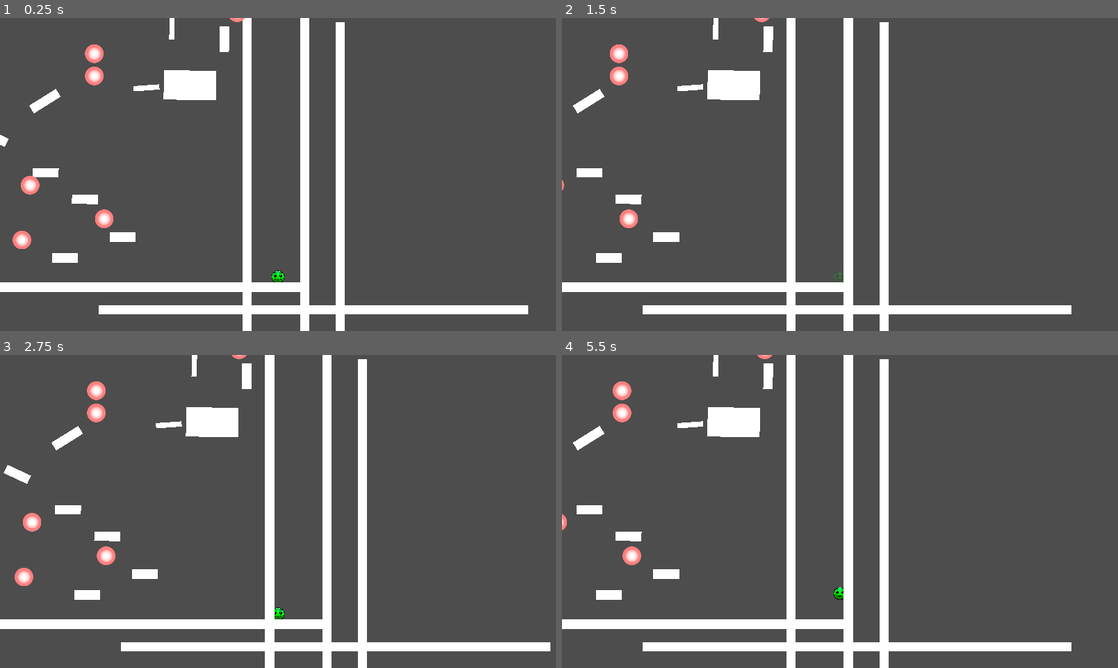
Above: before the commit, frames 1-4 (two rows, left to right).
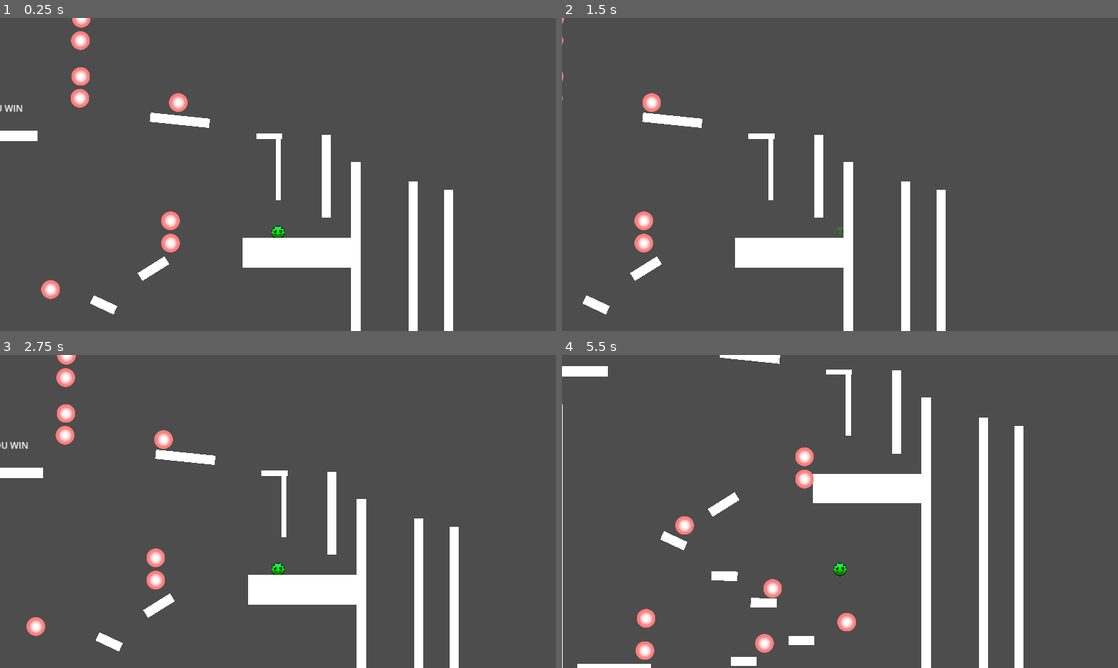
Above: after the commit, the same moments.

Repository: ReusableChopsticks/BreakoutBossfight
Game: Godot game, scene res://scenes/level_1/level.tscn
Same seed, same stepped clock (60 frames per second), same inputs: the game is played once before the commit and once after it.
Inputs:
- Up to frame 1 (0.25 s): no input
- Up to frame 2 (1.5 s): hold Z (jump) 0.53-1.28 s; hold Right (move_right) from 0.53 s (still down); tap C (dash) at 1.35 s
- Up to frame 3 (2.75 s): tap Z (jump) at 1.52, 1.55, 1.82 s; release Right (move_right) at 2.03 s; hold Left (move_left) from 2.03 s (still down); hold Z (jump) from 2.03 s (still down)
- Up to frame 4 (5.5 s): release Left (move_left) at 2.78 s; release Z (jump) at 2.78 s; hold Right (move_right) 2.78-4.28 s; tap C (dash) at 2.85, 4.35 s; tap Z (jump) at 3.02, 3.05, 3.32, 4.52, 4.55, 4.82 s; hold Z (jump) 3.53-4.28 s; hold Left (move_left) 4.28-5.03 s; hold Right (move_right) from 5.03 s (still down); hold Z (jump) from 5.03 s (still down)

The runs differ from the first frame. In frame 1, 17% of the frame differs, in the area x 0-95%, y 0-100%; in frame 2, 15%; in frame 3, 16%; in frame 4, 19%, in the area x 0-92%, y 0-100%.

Commit message:
MORE improved walljump
properly force x velocity for first bit of wall jump

Diff:
--- a/entities/player/player.gd
+++ b/entities/player/player.gd
@@ -16,6 +16,12 @@
 
 @export_subgroup("Wall Jump")
 var is_wall_jumping = false
+@export var wall_slide_speed = 500
+@export var wall_slide_lerp = 0.1
+@export var wjump_x_velocity = 1000
+@export var wjump_y_velocity = -1000
+var has_wall_coyote = false
+var has_wall_buffer = false
 
 @export_subgroup("Apex Bonuses")
 # how much to cut off your y velocity after releasing jump / hit ceiling
@@ -99,14 +105,14 @@
 	# Hold jump to go higher
 	elif is_jumping and Input.is_action_pressed("jump") and can_hold_jump and not is_on_ceiling():
 		velocity.y = jump_velocity
-		print(i)
+		#print(i)
 		i += 1
 	# bump head = stop jump
 	if is_on_ceiling():
 		release_jump()
 
 func execute_jump():
-	print("jump")
+	#print("jump")
 	is_jumping = true
 	velocity.y = jump_velocity
 	can_hold_jump = true
@@ -122,22 +128,24 @@
 
 
 #region WallJump
-@export var wall_slide_speed = 500
-var has_wall_coyote = false
-var has_wall_buffer = false
+var last_wall_normal_x = 0
 func handle_wall_jump():
-	if is_on_wall_only() and direction:
+	if is_on_wall_only():
 		is_jumping = false
 		can_hold_jump = false
-		velocity.y = lerpf(velocity.y, wall_slide_speed, 0.2)
-		print(velocity.y)
+		is_wall_jumping = false
+		if direction:
+			velocity.y = lerpf(velocity.y, wall_slide_speed, wall_slide_lerp)
+		#print(velocity.y)
 	if Input.is_action_just_pressed("jump") and (is_on_wall_only() or has_wall_coyote):
 		execute_wall_jump()
-
-var wall_boost = 1000
+	if is_wall_jumping:
+		velocity.x = wjump_x_velocity * last_wall_normal_x
+
 func execute_wall_jump():
-	velocity.y = -700
-	velocity.x = wall_boost * wall_normal.x
+	last_wall_normal_x = wall_normal.x
+	velocity.y = wjump_y_velocity
+	velocity.x = wjump_x_velocity * last_wall_normal_x
 	#print(wall_normal.x)
 	has_wall_coyote = false
 	has_wall_buffer = false
--- a/entities/player/player.tscn
+++ b/entities/player/player.tscn
@@ -96,6 +96,9 @@
 move_lerp = 0.895
 friction_lerp = 0.549
 air_friction_lerp = 0.216
+wjump_x_velocity = 600
+wjump_y_velocity = -800
+release_cancel_mult = 0.149
 apex_range = 138.095
 apex_grav_multiplier = 0.145
 apex_x_multiplier = 1.143
@@ -132,7 +135,7 @@
 one_shot = true
 
 [node name="WallCoyoteTimer" type="Timer" parent="Timers"]
-wait_time = 0.2
+wait_time = 0.1
 one_shot = true
 
 [node name="WallJumpXBoostTimer" type="Timer" parent="Timers"]
--- a/scenes/level_1/Sprite2D.gd
+++ b/scenes/level_1/Sprite2D.gd
@@ -13,8 +13,8 @@
 
 func _on_body_entered(body):
 	if body.name == "Player":
-		#call_deferred("reset")
 		print("ow")
+		call_deferred("reset")
 
 func reset():
 	get_tree().reload_current_scene()
--- a/scenes/level_1/level.tscn
+++ b/scenes/level_1/level.tscn
@@ -7,7 +7,7 @@
 [node name="Level" type="Node2D"]
 
 [node name="Player" parent="." instance=ExtResource("1_37hb1")]
-position = Vector2(1378, 650)
+position = Vector2(1003, -21)
 move_speed = 500
 max_fall_velocity = 1000
 apex_grav_multiplier = 0.815
@@ -57,34 +57,26 @@
 scale = Vector2(0.141422, 0.396859)
 
 [node name="LeftWall15" parent="." instance=ExtResource("2_loud2")]
-position = Vector2(668, -302)
-rotation = -1.5565
+position = Vector2(664, -405)
+rotation = -1.46819
 scale = Vector2(0.141422, 0.916232)
 
-[node name="LeftWall10" parent="." instance=ExtResource("2_loud2")]
-position = Vector2(924, 61)
-rotation = 1.50051
+[node name="LeftWall13" parent="." instance=ExtResource("2_loud2")]
+position = Vector2(972, -350)
+rotation = 1.5708
 scale = Vector2(0.080942, 0.396274)
 
 [node name="LeftWall11" parent="." instance=ExtResource("2_loud2")]
 position = Vector2(1074, 52)
-rotation = 0.0171833
-scale = Vector2(0.803143, 0.45145)
+scale = Vector2(1.72095, 0.45145)
 
 [node name="LeftWall12" parent="." instance=ExtResource("2_loud2")]
-position = Vector2(1012, -150)
-rotation = 0.0171833
-scale = Vector2(0.080942, 0.396274)
-
-[node name="LeftWall13" parent="." instance=ExtResource("2_loud2")]
-position = Vector2(1012, -237)
-rotation = 1.58286
-scale = Vector2(0.080942, 0.396274)
+position = Vector2(1004, -242)
+scale = Vector2(0.080942, 0.99682)
 
 [node name="LeftWall14" parent="." instance=ExtResource("2_loud2")]
-position = Vector2(1193, -107)
-rotation = 0.0171833
-scale = Vector2(0.146529, 0.396912)
+position = Vector2(1170, -212)
+scale = Vector2(0.146529, 1.27678)
 
 [node name="LeftWall7" parent="." instance=ExtResource("2_loud2")]
 position = Vector2(401, 232)
@@ -97,38 +89,39 @@
 scale = Vector2(0.141422, 0.485903)
 
 [node name="LeftWall17" parent="." instance=ExtResource("2_loud2")]
-position = Vector2(13, -572)
-rotation = -1.33329
-scale = Vector2(0.141422, 0.485903)
+position = Vector2(47, -352)
+rotation = 1.5708
+scale = Vector2(0.160305, 1.12449)
 
 [node name="Sprite2D" parent="." instance=ExtResource("3_708g1")]
 position = Vector2(444, 397)
 
 [node name="Sprite2D4" parent="." instance=ExtResource("3_708g1")]
-position = Vector2(136, 140)
+position = Vector2(140, 179)
 
 [node name="Sprite2D6" parent="." instance=ExtResource("3_708g1")]
 position = Vector2(7, 500)
 
 [node name="Sprite2D7" parent="." instance=ExtResource("3_708g1")]
-position = Vector2(666, 20)
+position = Vector2(554, 19)
 
 [node name="Sprite2D8" parent="." instance=ExtResource("3_708g1")]
-position = Vector2(666, -57)
+position = Vector2(554, -58)
 
 [node name="Sprite2D9" parent="." instance=ExtResource("3_708g1")]
-position = Vector2(585, -363)
-
-[node name="Sprite2D11" parent="." instance=ExtResource("3_708g1")]
-position = Vector2(1159, -198)
-
-[node name="LeftWall16" parent="." instance=ExtResource("2_loud2")]
-position = Vector2(298, -426)
-rotation = -1.5565
-scale = Vector2(0.141422, 0.916232)
+position = Vector2(581, -466)
 
 [node name="Sprite2D10" parent="." instance=ExtResource("3_708g1")]
-position = Vector2(215, -487)
+position = Vector2(244, -556)
+
+[node name="Sprite2D13" parent="." instance=ExtResource("3_708g1")]
+position = Vector2(241, -481)
+
+[node name="Sprite2D12" parent="." instance=ExtResource("3_708g1")]
+position = Vector2(243, -680)
+
+[node name="Sprite2D14" parent="." instance=ExtResource("3_708g1")]
+position = Vector2(246, -757)
 
 [node name="Sprite2D2" parent="." instance=ExtResource("3_708g1")]
 position = Vector2(700, 513)
@@ -138,3 +131,11 @@
 
 [node name="Sprite2D3" parent="." instance=ExtResource("3_708g1")]
 position = Vector2(3, 611)
+
+[node name="Label" type="Label" parent="."]
+offset_left = -15.0
+offset_top = -468.0
+offset_right = 164.0
+offset_bottom = -410.0
+theme_override_font_sizes/font_size = 31
+text = "YOU WIN"
